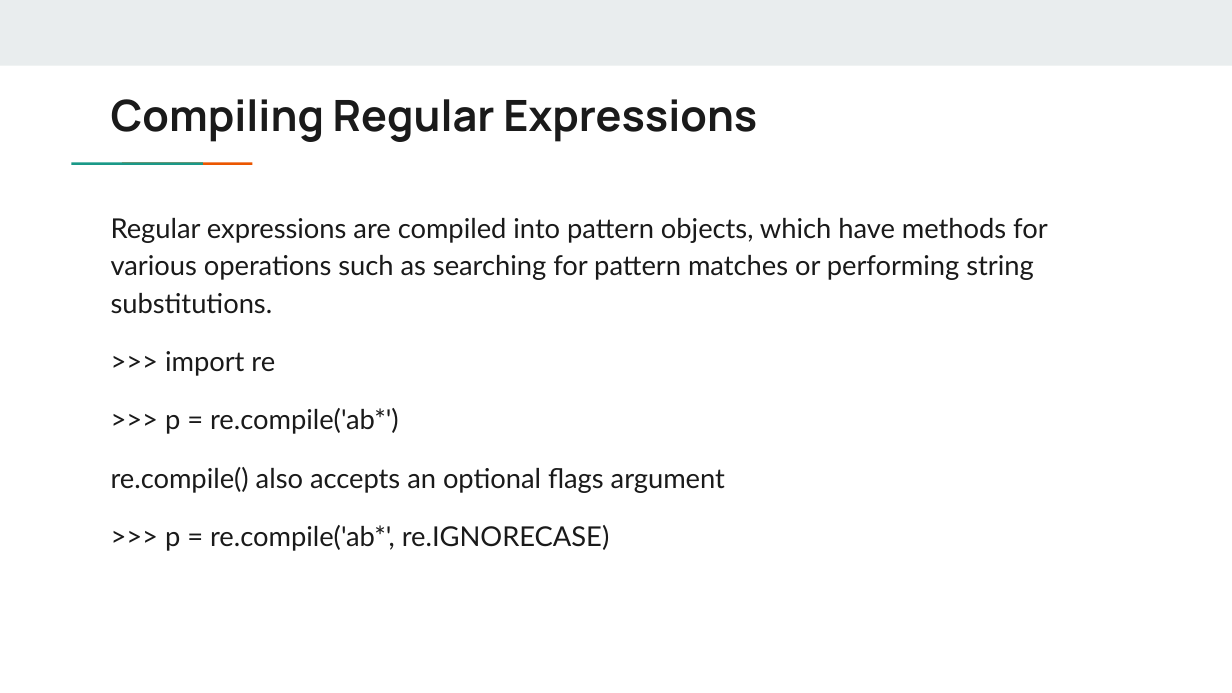
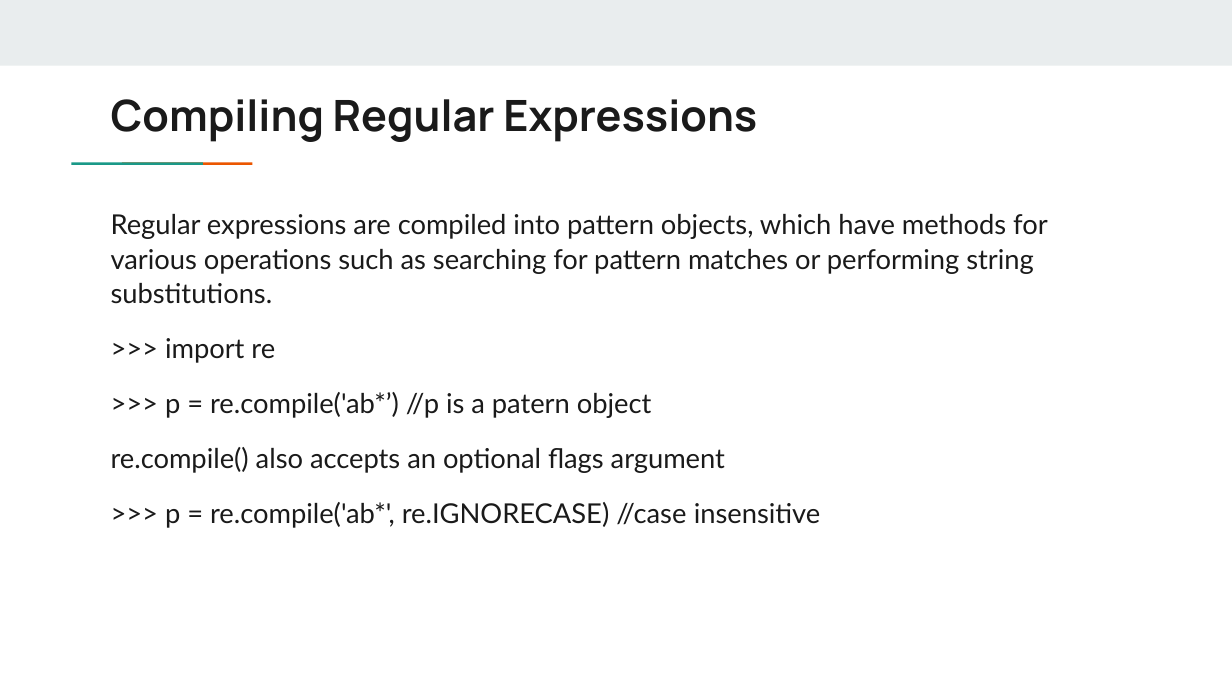
Before and after one commit to EngPeterAtef/NLP_labs, a slide deck: slide 3 of NLP Lab1 Basic Text Processing/Lab 1 Basic Text Processing.pptx. Drawn at 1232x693 pixels with LibreOffice and Linux fonts; fonts in the diff are those of the drawing. Boxes give left, top, right and bottom in pixels: in the first picture for what was removed or moved away, otherwise in the second. Text is boxed around its words. In the diff, an @@ line names an element or a change of style, - is before the commit and + after.

```diff
--- a/NLP Lab1 Basic Text Processing/Lab 1 Basic Text Processing.pptx
+++ b/NLP Lab1 Basic Text Processing/Lab 1 Basic Text Processing.pptx
@@ text at (x1=111, y1=214, x2=1048, y2=473): line spacing 1.15 to 1.05 @@
@@ text at (x1=165, y1=392, x2=652, y2=418): text changed @@
->>> p = re.compile('ab*')
+>>> p = re.compile('ab*’) //p is a patern object
@@ text at (x1=165, y1=502, x2=820, y2=528): text changed @@
->>> p = re.compile('ab*', re.IGNORECASE)
+>>> p = re.compile('ab*', re.IGNORECASE) //case insensitive
```
Also in this commit, not shown: 3 other slides changed, 2 other files.
